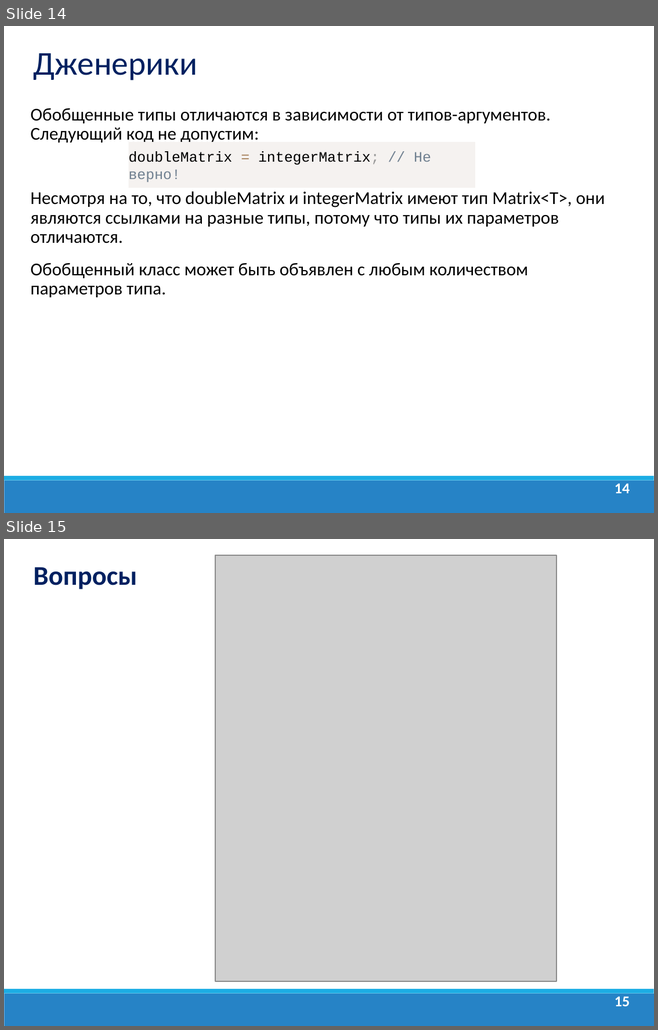
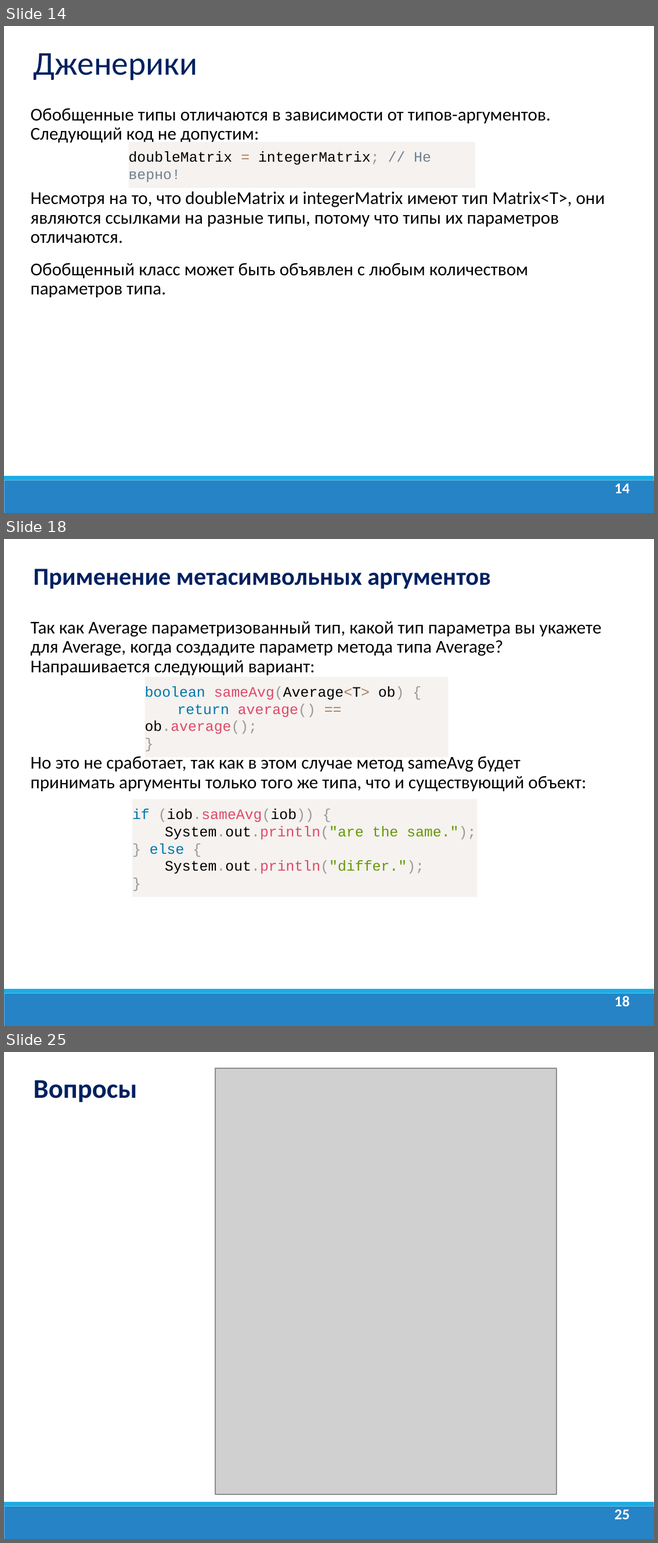
Before and after one commit to dmitry-academy/academy_5220, a slide deck: academy5220/resources/presentations/Java Lection 9. Дженерики. Enum.ppt. Shown one above the other, each under a label of ours: slides 14 and 15 before the commit, slides 14, 18 and 25 after it; the slides between them are not shown. The pictures are 658x1030 and 658x1543 pixels, drawn with LibreOffice and Linux fonts; fonts in the diff are those of the drawing; grey boxes stand for pictures; background and template pictures are left out. Boxes give left, top, right and bottom in pixels: in the first picture for what was removed or moved away, otherwise in the second. Text is boxed around its words. In the diff, an @@ line names an element or a change of style, - is before the commit and + after.

```diff
--- a/academy5220/resources/presentations/Java Lection 9. Дженерики. Enum.ppt
+++ b/academy5220/resources/presentations/Java Lection 9. Дженерики. Enum.ppt
@@ slide 18 added at bbox=[4, 539, 654, 1026], background #FFFFFF; not listed: 2 template elements that a slide beside it also shows @@
@@ text added at bbox=[34, 569, 491, 589], 27.2 pt, text #002060, bold @@
+Применение метасимвольных аргументов
@@ text added at bbox=[31, 621, 601, 791], 20 pt, text #000000 @@
+Так как Average параметризованный тип, какой тип параметра вы укажете для Average, когда создадите параметр метода типа Average? Напрашивается следующий вариант:
+Но это не сработает, так как в этом случае метод sameAvg будет принимать аргументы только того же типа, что и существующий объект:
@@ rectangle added at bbox=[145, 676, 448, 757], fill #F5F2F0, 16 pt, text #DD4A68 @@
+boolean sameAvg(Average<T> ob) {
+return average() == ob.average();
+}
@@ rectangle added at bbox=[132, 799, 477, 897], fill #F5F2F0, 16 pt, text #000000 @@
+if (iob.sameAvg(iob)) {
+System.out.println("are the same.");
+} else {
+System.out.println("differ.");
+}
@@ page number added at bbox=[614, 996, 629, 1006], 16.6 pt, text #FFFFFF, bold @@
+18
@@ what was slide 15 is now slide 25 @@
@@ page number at bbox=[614, 1510, 629, 1519]: text changed @@
-15
+25
```
Also in this commit, not shown: 10 other slides added, 1 slide removed, 19 other files.
